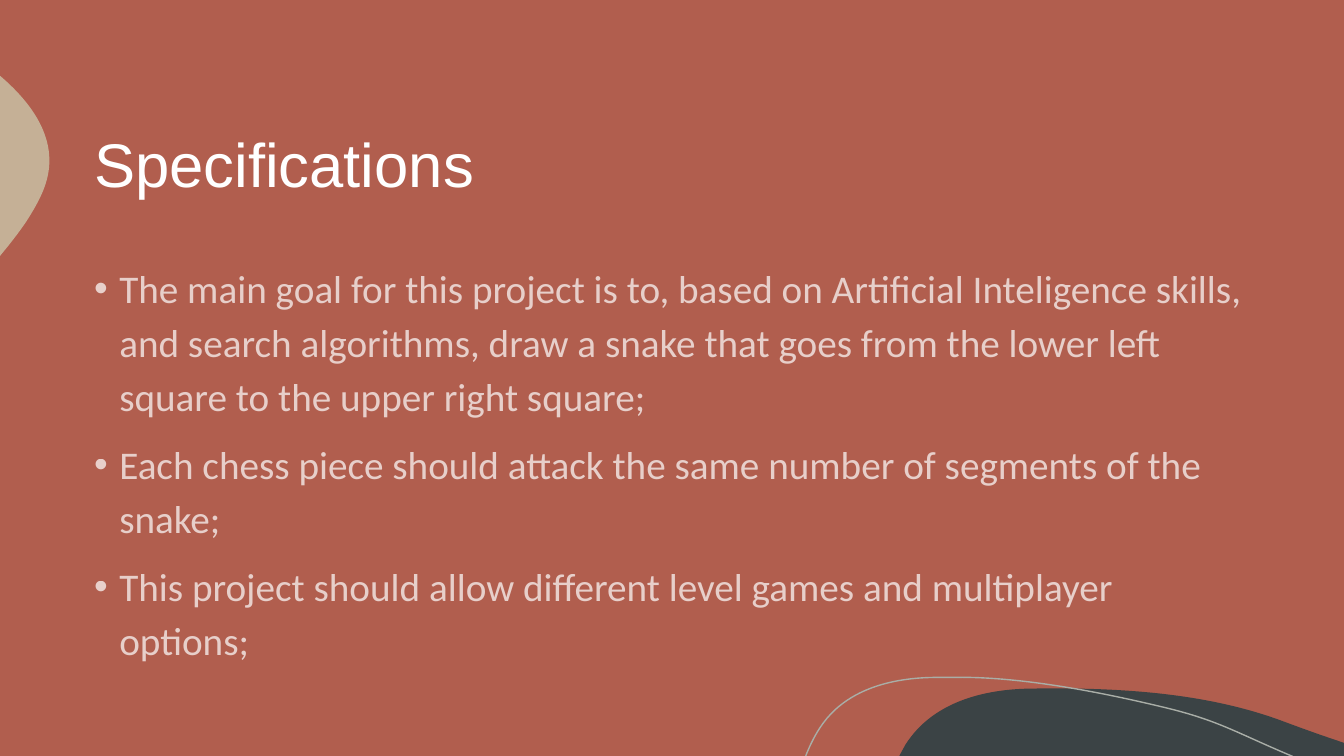
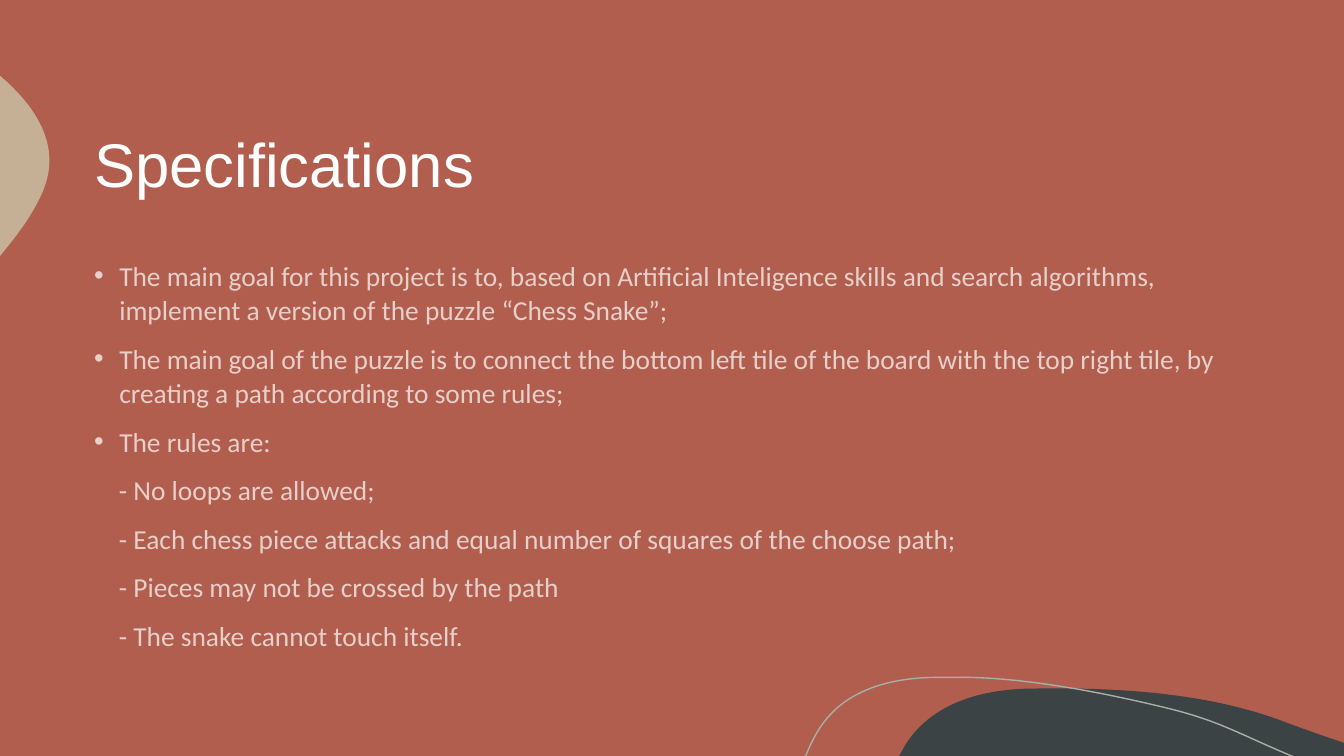
Before and after one commit to itsdomsantos/IART-2022, a slide deck: slide 2 of Chess Snake Puzzles – 2022 IA Project.pptx. Drawn at 1344x756 pixels with LibreOffice and Linux fonts; fonts in the diff are those of the drawing. Boxes give left, top, right and bottom in pixels: in the first picture for what was removed or moved away, otherwise in the second. Text is boxed around its words. In the diff, an @@ line names an element or a change of style, - is before the commit and + after.

```diff
--- a/Chess Snake Puzzles – 2022 IA Project.pptx
+++ b/Chess Snake Puzzles – 2022 IA Project.pptx
@@ text at (x1=119, y1=267, x2=1214, y2=646): text changed; size 28 to 19.6 pt @@
-• The main goal for this project is to, based on Artificial Inteligence skills, and search algorithms, draw a snake that goes from the lower left square to the upper right square;
-• Each chess piece should attack the same number of segments of the snake;
-• This project should allow different level games and multiplayer options;
+• The main goal for this project is to, based on Artificial Inteligence skills and search algorithms, implement a version of the puzzle “Chess Snake”;
+• The main goal of the puzzle is to connect the bottom left tile of the board with the top right tile, by creating a path according to some rules;
+• The rules are:
+- No loops are allowed;
+- Each chess piece attacks and equal number of squares of the choose path;
+- Pieces may not be crossed by the path
+- The snake cannot touch itself.
```
Also in this commit, not shown: 3 other slides changed, 1 slide added.
